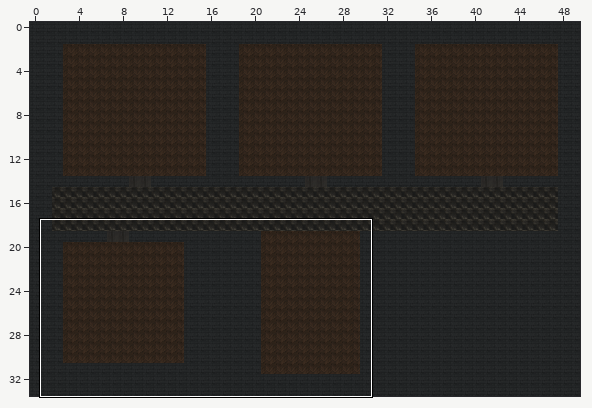
A Tiled map gets an edit: assets/maps/school_slice.tmx. Above: a wide view before the commit, with the close-up outlined.
Close-up. Before the commit:
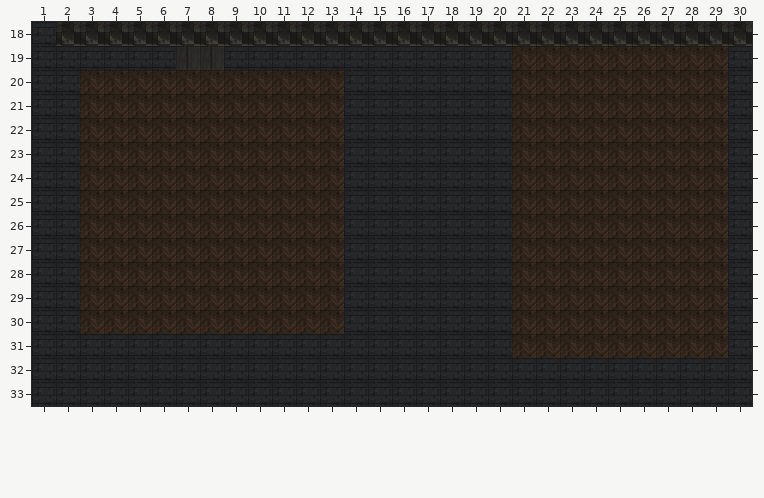
Cells are 32x32 px. Shown: x 1..30, y 18..33. The commit also changed other parts of the map, which this record leaves out. Tiles whose own drawing changed are shown in their newer look in all pictures.
New version:
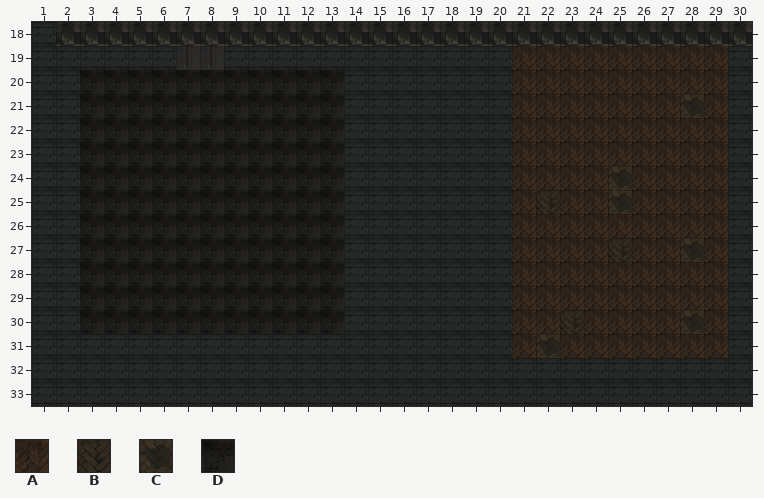
Key: from "school": A 0, B 4, C 5, D 7.
_ is an empty cell.
The edit:
{"where": "layer \"ground\""}
{"y":20,"x":3,"old":"AAAAAAAAAAA","new":"DDDDDDDDDDD"}
{"y":21,"x":3,"old":"AAAAAAAAAAA","new":"DDDDDDDDDDD"}
{"y":21,"x":28,"old":"A","new":"C"}
{"y":22,"x":3,"old":"AAAAAAAAAAA","new":"DDDDDDDDDDD"}
{"y":23,"x":3,"old":"AAAAAAAAAAA","new":"DDDDDDDDDDD"}
{"y":24,"x":3,"old":"AAAAAAAAAAA","new":"DDDDDDDDDDD"}
{"y":24,"x":25,"old":"A","new":"C"}
{"y":25,"x":3,"old":"AAAAAAAAAAA","new":"DDDDDDDDDDD"}
{"y":25,"x":22,"old":"A","new":"B"}
{"y":25,"x":25,"old":"A","new":"C"}
{"y":26,"x":3,"old":"AAAAAAAAAAA","new":"DDDDDDDDDDD"}
{"y":27,"x":3,"old":"AAAAAAAAAAA","new":"DDDDDDDDDDD"}
{"y":27,"x":25,"old":"A","new":"B"}
{"y":27,"x":28,"old":"A","new":"C"}
{"y":28,"x":3,"old":"AAAAAAAAAAA","new":"DDDDDDDDDDD"}
{"y":29,"x":3,"old":"AAAAAAAAAAA","new":"DDDDDDDDDDD"}
{"y":30,"x":3,"old":"AAAAAAAAAAA","new":"DDDDDDDDDDD"}
{"y":30,"x":23,"old":"A","new":"B"}
{"y":30,"x":28,"old":"A","new":"C"}
{"y":31,"x":22,"old":"A","new":"C"}
{"label":"changed","picture_box":[80,70,344,334]}
{"label":"changed","picture_box":[680,94,704,118]}
{"label":"changed","picture_box":[608,166,632,214]}
{"label":"changed","picture_box":[536,190,560,214]}
{"label":"changed","picture_box":[608,238,632,262]}
{"label":"changed","picture_box":[680,238,704,262]}
{"label":"changed","picture_box":[536,310,584,358]}
{"label":"changed","picture_box":[680,310,704,334]}
